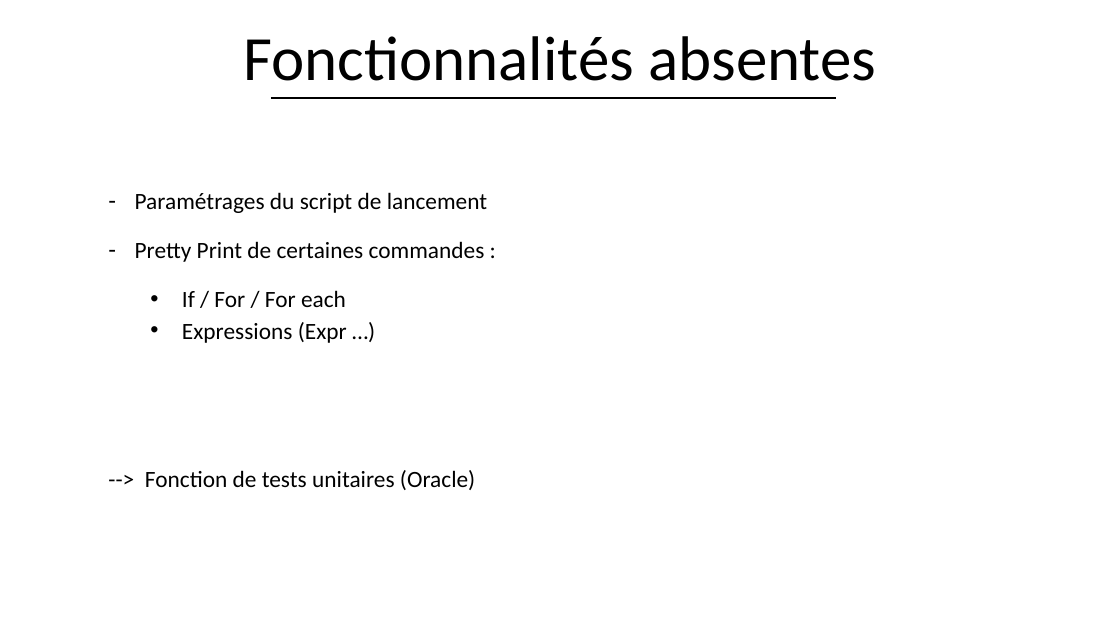
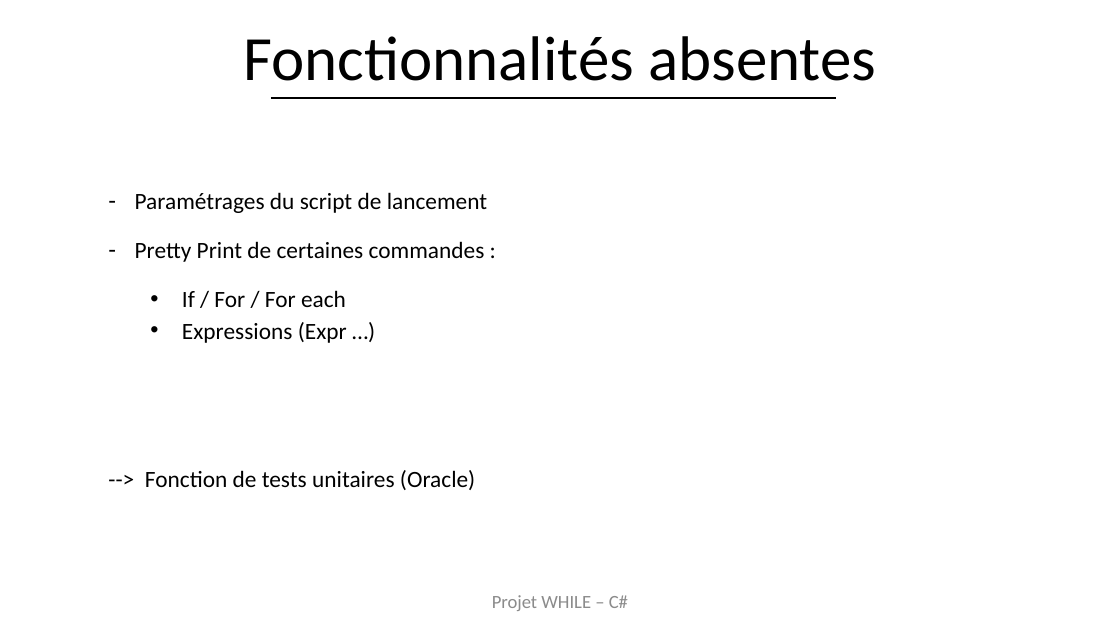
Before and after one commit to Kapcash/Compilation, a slide deck: slide 2 of Documents/Présentation/Presentation 22-11-16.pptx. Drawn at 1120x630 pixels with LibreOffice and Linux fonts; fonts in the diff are those of the drawing; background and template pictures are left out. Boxes give left, top, right and bottom in pixels: in the first picture for what was removed or moved away, otherwise in the second. Text is boxed around its words. In the diff, an @@ line names an element or a change of style, - is before the commit and + after.

```diff
--- a/Documents/Présentation/Presentation 22-11-16.pptx
+++ b/Documents/Présentation/Presentation 22-11-16.pptx
@@ text added at <box>492,595,628,611</box>, 16 pt, text #8C8C8C @@
+Projet WHILE – C#
```
Also in this commit, not shown: 1 other slide changed, 2 other files.
